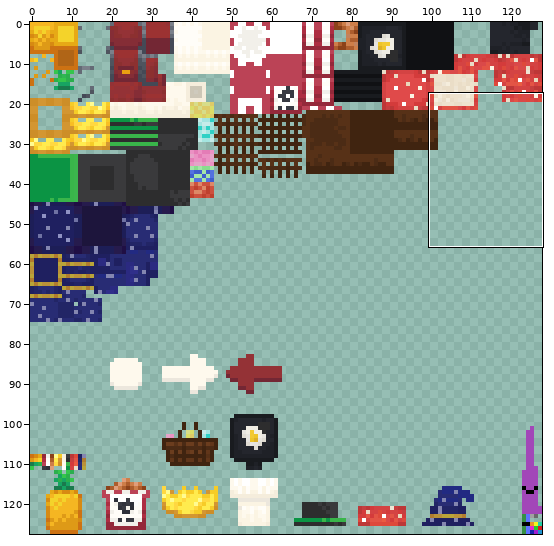
File history of a sprite sheet, texture.png. The first picture is a wide view before the edit; the outline marks the close-up.
Close-up. The starting point:
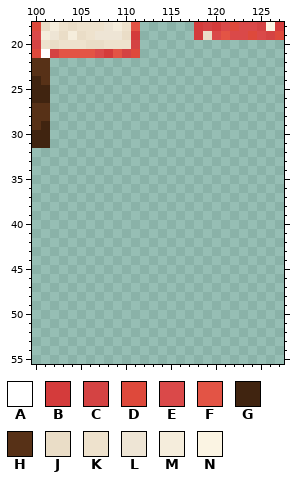
The file is 128x128 pixels. Colours within 5 levels of each other are drawn and written as one. Shown: x 100..127, y 18..55. The commit also changed other parts of the picture, which this record leaves out.
Palette (. is transparent): A #ffffff  B #d43b3b  C #d44343  D #de493b  E #da4949  F #e35445  G #402410  H #573117  J #eaddc7  K #eee2cd  L #eee5d5  M #f5eddc  N #fbf4e3
Pixels before, first column x 100:
18 DJMKJKKKLMKF......BCBEDEECNB
19 EMLJMJKLLLJB......BJEFEEDECD
20 CKJKKKJJKKKC................
21 DACFFFFEBFCD................
22 HH..........................
23 HH..........................
24 GH..........................
25 GG..........................
26 GG..........................
27 HH..........................
28 HH..........................
29 HG..........................
30 GG..........................
31 GG..........................
After the commit:
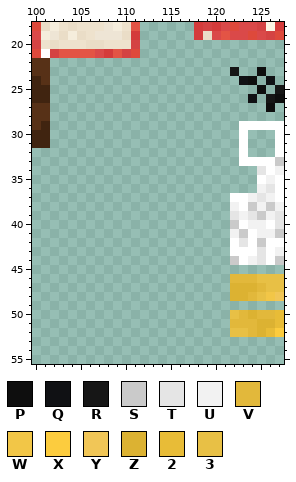
Colours new in this view: P #0e0e0e  Q #101114  R #161616  S #cacaca  T #e5e5e5  U #f2f2f2  V #e2b83b  W #f2c647  X #fccc3e  Y #f1c657  Z #dcb232  2 #e8bc37  3 #e8c045
Edits made:
Changed rows in their new state; - is an unchanged pixel.
first column x 122:
23 R--P--
24 -QP-Q-
25 ---P-R
26 --Q-RP
27 ----P-
29 -AAAAA
30 -A---A
31 -A---A
32 -A---A
33 -AAAAS
34 ---TAU
35 ---AUA
36 ---UTA
37 AAUTUA
38 UASUSU
39 TUTSUT
40 SAUUAT
41 USAUUS
42 ATASAA
43 AAATAU
44 SAUTAS
46 VVV333
47 ZZZV33
48 ZZV3WY
50 3VZVV2
51 VVVZZ2
52 33VZ2X
Changed places in both close-ups, as pixel boxes (x1, y1, x2, y2):
added: (230, 67, 284, 337)
